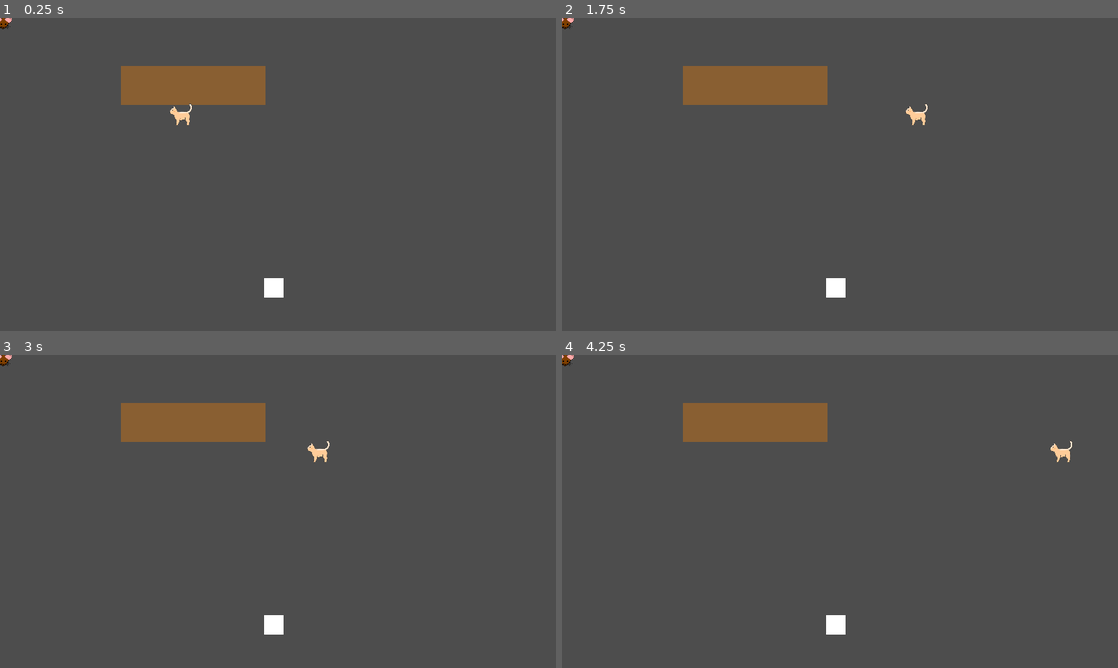
Above: before the commit, frames 1-4 (two rows, left to right).
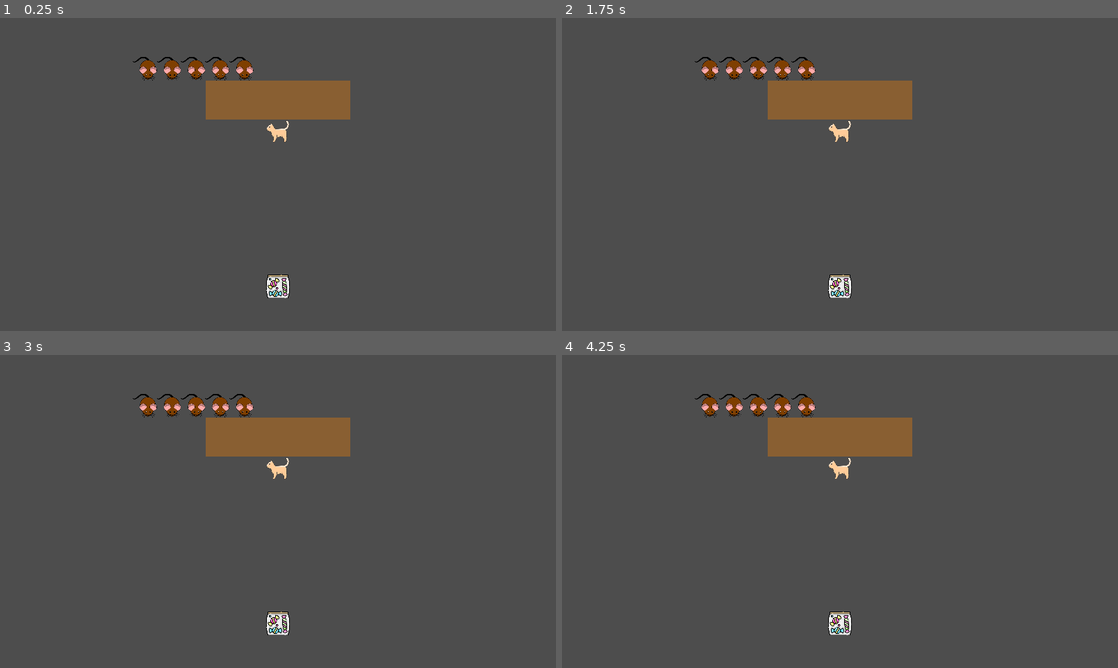
Above: after the commit, the same moments.

Repository: Mateusz-Birembaut/POA_SMA
Game: Godot game, scene res://src/main.tscn
Two runs of this game, one before a commit and one after it. Both use one fixed random seed, a clock stepped at 60 frames per second and the inputs below.
Inputs:
- Up to frame 1 (0.25 s): no input
- Up to frame 2 (1.75 s): tap Enter (ui_accept) at 0.5, 0.6, 0.77, 1.07, 1.35, 1.52 s; hold Right (ui_right) from 0.53 s (still down)
- Up to frame 3 (3 s): tap Enter (ui_accept) at 1.82, 2.1, 2.85 s; release Right (ui_right) at 2.03 s; hold Left (ui_left) 2.03-2.78 s; hold Right (ui_right) from 2.78 s (still down)
- Up to frame 4 (4.25 s): keep holding Right (ui_right); tap Enter (ui_accept) at 3.02, 3.32, 3.6, 3.77, 4.07 s

The runs differ from the first frame. In frame 1, 5.6% of the frame differs, in the area x 0-63%, y 0-90%; in frame 2, 5.6%; in frame 3, 5.5%; in frame 4, 5.6%, in the area x 0-92%, y 0-90%.

Commit message:
première version fonctionnelle simple

Diff:
--- a/src/agent.gd
+++ b/src/agent.gd
@@ -13,39 +13,30 @@
 @onready var sprite : Sprite2D = $Sprite2D
 @onready var shape : CollisionShape2D = $CollisionShape2D
 
-var initial_position : Vector2i
+var initial_position : Vector2
 var state : States
 var speed : float
 
 
 func _ready() -> void:
 	sprite_texture = sprite_texture
-	print(name)
-	print("-", sprite, "-")
-	#sprite.texture = sprite_texture
+	initial_position = position
+	state = States.WORK
 
 
-func _process(delta: float) -> void:
-	#sprite.texture = sprite_texture
-	pass
-	## Using move_and_collide.
-	#var collision = agent.move_and_collide(agent.velocity * delta)
-	#if collision:
-		#print("I collided with ", collision.get_collider().name)
-#
-	## Using move_and_slide.
-	#agent.move_and_slide()
-	#for i in agent.get_slide_collision_count():
-		#collision = agent.get_slide_collision(i)
-		#print("I collided with ", collision.get_collider().name)
+func _physics_process(delta):
+	#velocity *= speed * delta
+	move_and_collide(velocity)
+	#move_and_slide()
 
-#func move_towards( _position: Vector2 ) -> void:
-	#var direction = (_position - position).normalized()
-	#position += direction * speed
+
+func look_towards(p_position: Vector2 ) -> void:
+	velocity = (p_position - position).normalized()
 
 
 func see() -> void:
 	pass
 
+
 func action() -> void:
 	pass
--- a/src/environment.gd
+++ b/src/environment.gd
@@ -1,28 +1,22 @@
-class_name Env extends Node2D
+class_name Env extends StaticBody2D
 
 
 @export_range(1, 20)
-var students := 5
+var number_of_students := 5
 
 @onready var desk = %Desk
+@onready var candies = %Candies
 @onready var prof : Agent = %Prof
 
 var student_scene := preload("res://src/student.tscn")
-var agents : Array[Agent]
+var students : Array[Agent]
+
 
 func _ready() -> void:
-	desk.position = Vector2i(get_window().size.x/2 - 150, 100)
-	prof.position = Vector2i(get_window().size.x/2 - 25, get_window().size.y/2 - 25)
-	agents.append(prof)
-
-	for i in students:
+	var x := get_window().size.x/2 - (number_of_students * 50)/2 + 25
+	for i in number_of_students:
 		var new_student : Agent = student_scene.instantiate()
+		new_student.position = Vector2i(x, desk.position.y-40-25)
 		add_child(new_student)
-		agents.append(new_student)
-
-
-func _process(delta: float) -> void:
-	pass
-
-func get_agents() -> Array[Agent]:
-	return agents
+		students.append(new_student)
+		x += 50
--- a/src/main.tscn
+++ b/src/main.tscn
@@ -1,46 +1,77 @@
-[gd_scene load_steps=7 format=3 uid="uid://dxe42ghjxf0af"]
+[gd_scene load_steps=12 format=3 uid="uid://dxe42ghjxf0af"]
 
 [ext_resource type="Script" path="res://src/environment.gd" id="1_3dsaf"]
+[ext_resource type="Texture2D" uid="uid://dlxfkfvecjhf0" path="res://assets/candies.png" id="2_v5ftg"]
 [ext_resource type="PackedScene" uid="uid://bifqeet5uhpgr" path="res://src/agent.tscn" id="3_4dp1j"]
 [ext_resource type="Texture2D" uid="uid://dyt7jlom3h7rq" path="res://assets/cat.png" id="4_348a0"]
 [ext_resource type="Script" path="res://src/prof.gd" id="4_vctu3"]
+
+[sub_resource type="WorldBoundaryShape2D" id="WorldBoundaryShape2D_pnoga"]
+normal = Vector2(0, 1)
+
+[sub_resource type="WorldBoundaryShape2D" id="WorldBoundaryShape2D_8cgxa"]
+normal = Vector2(-1, 0)
+
+[sub_resource type="WorldBoundaryShape2D" id="WorldBoundaryShape2D_cfg5q"]
+
+[sub_resource type="WorldBoundaryShape2D" id="WorldBoundaryShape2D_x7ntd"]
+normal = Vector2(1, 0)
 
 [sub_resource type="RectangleShape2D" id="RectangleShape2D_wjmat"]
 size = Vector2(300, 80)
 
 [sub_resource type="RectangleShape2D" id="RectangleShape2D_hvdhb"]
-size = Vector2(40, 40)
+size = Vector2(50, 50)
 
-[node name="Room" type="Node2D"]
+[node name="StaticBody2D" type="StaticBody2D"]
 script = ExtResource("1_3dsaf")
-students = 2
-
-[node name="Desk" type="Area2D" parent="."]
-unique_name_in_owner = true
-
-[node name="ColorRect" type="ColorRect" parent="Desk"]
-offset_right = 300.0
-offset_bottom = 80.0
-color = Color(0.535877, 0.374656, 0.197697, 1)
-
-[node name="CollisionShape2D" type="CollisionShape2D" parent="Desk"]
-position = Vector2(150.25, 40)
-shape = SubResource("RectangleShape2D_wjmat")
-
-[node name="Candies" type="Area2D" parent="."]
-unique_name_in_owner = true
-
-[node name="ColorRect" type="ColorRect" parent="Candies"]
-offset_left = 547.0
-offset_top = 539.0
-offset_right = 587.0
-offset_bottom = 579.0
-
-[node name="CollisionShape2D" type="CollisionShape2D" parent="Candies"]
-position = Vector2(567, 559)
-shape = SubResource("RectangleShape2D_hvdhb")
 
 [node name="Prof" parent="." instance=ExtResource("3_4dp1j")]
 unique_name_in_owner = true
+position = Vector2(576, 235)
+collision_layer = 0
 script = ExtResource("4_vctu3")
 sprite_texture = ExtResource("4_348a0")
+
+[node name="WorldBoundaryNorth" type="CollisionShape2D" parent="."]
+position = Vector2(576, 0)
+shape = SubResource("WorldBoundaryShape2D_pnoga")
+
+[node name="WorldBoundaryEast" type="CollisionShape2D" parent="."]
+position = Vector2(1152, 324)
+shape = SubResource("WorldBoundaryShape2D_8cgxa")
+
+[node name="WorldBoundarySouth" type="CollisionShape2D" parent="."]
+position = Vector2(576, 648)
+shape = SubResource("WorldBoundaryShape2D_cfg5q")
+
+[node name="WorldBoundaryWest" type="CollisionShape2D" parent="."]
+position = Vector2(0, 324)
+shape = SubResource("WorldBoundaryShape2D_x7ntd")
+
+[node name="Desk" type="StaticBody2D" parent="."]
+unique_name_in_owner = true
+position = Vector2(576, 170)
+collision_layer = 0
+
+[node name="ColorRect" type="ColorRect" parent="Desk"]
+offset_left = -150.0
+offset_top = -40.0
+offset_right = 150.0
+offset_bottom = 40.0
+color = Color(0.535877, 0.374656, 0.197697, 1)
+metadata/_edit_use_anchors_ = true
+
+[node name="CollisionShape2D" type="CollisionShape2D" parent="Desk"]
+shape = SubResource("RectangleShape2D_wjmat")
+
+[node name="Candies" type="StaticBody2D" parent="."]
+unique_name_in_owner = true
+position = Vector2(576, 556)
+
+[node name="Sprite2D" type="Sprite2D" parent="Candies"]
+scale = Vector2(0.25, 0.25)
+texture = ExtResource("2_v5ftg")
+
+[node name="CollisionShape2D" type="CollisionShape2D" parent="Candies"]
+shape = SubResource("RectangleShape2D_hvdhb")
--- a/src/prof.gd
+++ b/src/prof.gd
@@ -1,48 +1,57 @@
 extends Agent
 
 
-const SPEED = 300.0
-const JUMP_VELOCITY = -400.0
+var student_to_chase : Agent
 
 
-#func _ready() -> void:
-	#pass
+func _ready() -> void:
+	super._ready()
+	speed = 15000
 
 
-#func _process(delta: float) -> void:
+func _process(delta: float) -> void:
 	# if CHASE => se déplacer vers l'eleve plus proche bonbons
 		#move_towards()
 	# if COMEBACK => se déplacer vers la table
 		# direction = tablePosition - position . normalize
 		# position = position + direction * speed
-	# if WORK => ne rien faire
+	# if WORK => regarder si des élèves s'approche des bonbons
 
-	#pass
+	match state:
+		States.WORK:
+			check_students()
+		States.CHASE:
+			look_towards(student_to_chase.position)
+			if (position - student_to_chase.position).length() <= 50:
+				print(name, " renvoit un élève au travail")
+				student_to_chase.send_to_work()
+				print(name, " passe à l'état COMEBACK")
+				state = States.COMEBACK
+		States.COMEBACK:
+			look_towards(initial_position)
+			if (position - initial_position).length() <= 1:
+				velocity = Vector2()
+				print(name, " passe à l'état WORK")
+				state = States.WORK
+			check_students()
 
 
-func _physics_process(delta):
-	# Add the gravity.
-	#if not is_on_floor():
-		#velocity += get_gravity() * delta
-
-	# Handle jump.
-	if Input.is_action_just_pressed("ui_accept") and is_on_floor():
-		velocity.y = JUMP_VELOCITY
-
-	# Get the input direction and handle the movement/deceleration.
-	# As good practice, you should replace UI actions with custom gameplay actions.
-	var direction_x = Input.get_axis("ui_left", "ui_right")
-	var direction_y = Input.get_axis("ui_up", "ui_down")
-	#if direction_x:
-	velocity.x = direction_x * SPEED
-	velocity.y = direction_y * SPEED
-	#else:
-	#velocity.x = move_toward(velocity.x, 0, SPEED)
-	move_and_slide()
+func check_students() -> void:
+	student_to_chase = null
+	var shortest_distance := INF
+	var distance : float
+	for student in env.students:
+		distance = (student.position - env.candies.position).length()
+		if distance < 100 and distance < shortest_distance:
+			print("student near candies !!!!!")
+			shortest_distance = distance
+			student_to_chase = student
+			print(name, " passe à l'état CHASE")
+			state = States.CHASE
 
 
 func see() -> void:
-	# get la position de l'eleve le plus proche  des bonbon qui soit parti
+	# get la position de l'eleve le plus proche des bonbons qui soit parti
 
 	#if studentPosition != null :
 		# state = CHASE
@@ -53,3 +62,7 @@
 			#state = COMEBACK
 
 	pass
+
+
+func action() -> void:
+	pass
--- a/src/student.gd
+++ b/src/student.gd
@@ -1,34 +1,68 @@
-extends Agent
+class_name Student extends Agent
 
 
-var candies: int
-var interval: int
-
-#func _ready() -> void:
-	#pass
+var collected_candies := 0
+var time_since_last_collect := 0.0
+var interval: float
+var time_since_last_interval := 0.0
 
 
-#func _process(delta: float) -> void:
-	# if CHASE => se déplacer vers l'eleve plus proche bonbons
-		# direction = studentPosition - position . normalize
-		# position = position + direction * speed
-	# if COMEBACK => se déplacer vers la table
-		# direction = tablePosition - position . normalize
-		# position = position + direction * speed
-	# if WORK => ne rien faire
+func _ready() -> void:
+	super._ready()
+	speed = 10000
+	var rng = RandomNumberGenerator.new()
+	interval = rng.randf_range(5, 20)
+	print(interval)
 
-	#pass
+
+func _process(delta: float) -> void:
+	if time_since_last_interval >= interval:
+		print(name, " passe à l'état LEAVE")
+		state = States.LEAVE
+		time_since_last_interval = 0
+
+	match state:
+		States.WORK:
+			time_since_last_interval += delta
+		States.LEAVE:
+			look_towards(env.candies.position)
+			if (position - env.candies.position).length() <= 60:
+				velocity = Vector2()
+				print(name, " passe à l'état COLLECT")
+				state = States.COLLECT
+		States.COMEBACK:
+			look_towards(initial_position)
+			if (position - initial_position).length() <= 1:
+				velocity = Vector2()
+				print(name, " passe à l'état WORK")
+				state = States.WORK
+		States.COLLECT:
+			time_since_last_collect += delta
+			if time_since_last_collect >= 1:
+				collected_candies += 1
+				print(name, " nb bonbons : ", collected_candies)
+				time_since_last_collect = 0
+
+
+func send_to_work() -> void:
+	print(name, " passe à l'état COMEBACK")
+	state = States.COMEBACK
+
 
 func see() -> void:
-	# get la position de l'eleve le plus proche  des bonbon qui soit parti
+	## get la position de l'eleve le plus proche des bonbons qui soit parti
 
-	# si position => déplacer vers l'eleve	= CHASE
-	#if studentPosition != null :
-		# state = CHASE
-	#else:
+	## si position => déplacer vers l'eleve = CHASE
+	##if studentPosition != null :
+		## state = CHASE
+	##else:
 
-	# sinon =>
-		# si deja à la table STATE = WORK
-		# sinon revenir vers la table  STATE = COMEBACK
+	## sinon =>
+		## si deja à la table STATE = WORK
+		## sinon revenir vers la table  STATE = COMEBACK
 
 	pass
+
+
+func action() -> void:
+	pass
--- a/src/student.tscn
+++ b/src/student.tscn
@@ -5,6 +5,7 @@
 [ext_resource type="Texture2D" uid="uid://cbk3pxpyjpgbo" path="res://assets/mouse.png" id="3_qchst"]
 
 [node name="Student" instance=ExtResource("1_osrwk")]
+collision_layer = 0
 script = ExtResource("2_4rj8s")
 sprite_texture = ExtResource("3_qchst")
 
Binary file added: assets/candies.png
Not shown, added: assets/candies.png.import
